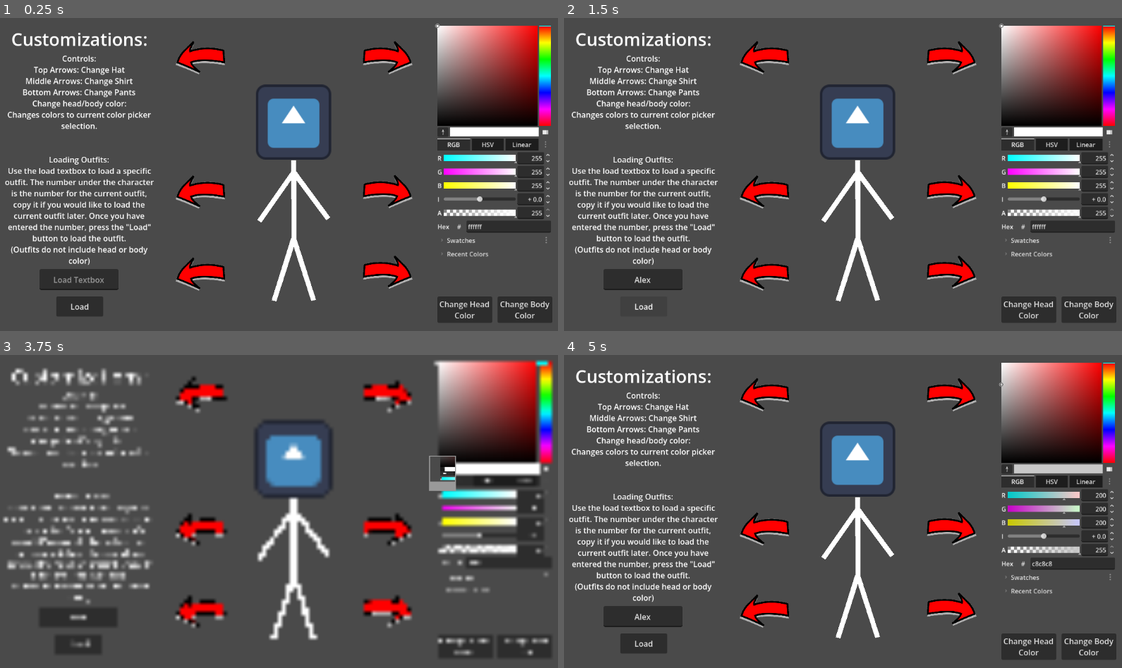
Above: before the commit, frames 1-4 (two rows, left to right).
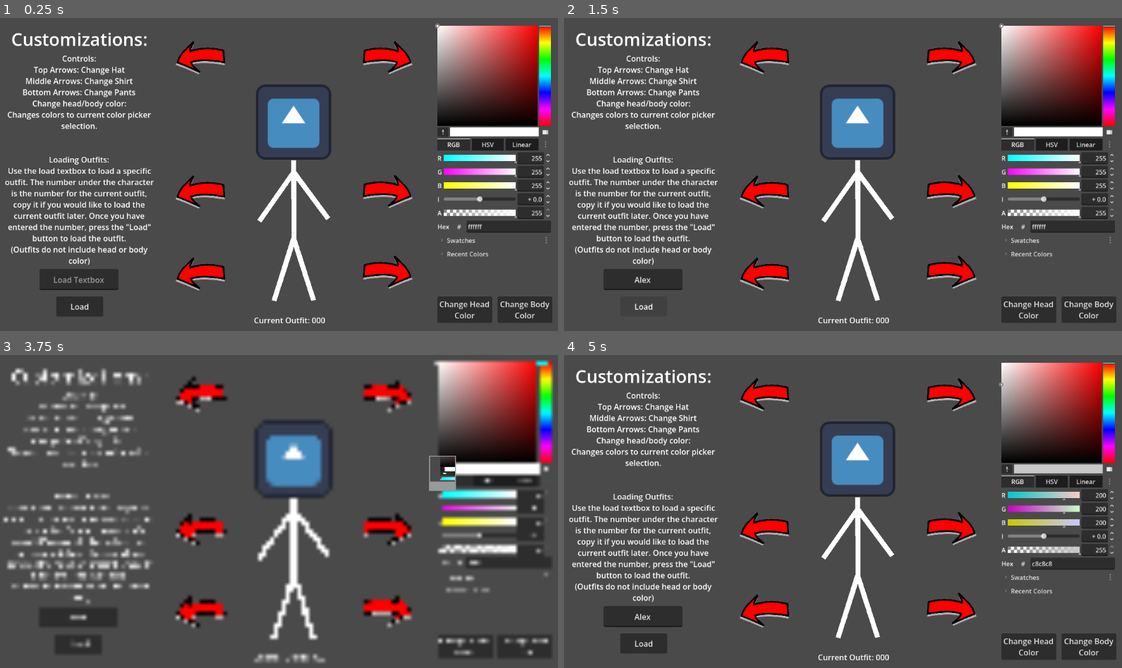
Above: after the commit, the same moments.

Repository: CISC204-S26/project3-rodrigoq
Game: Godot game, scene res://Scenes/Main.tscn
Same seed, same stepped clock (60 frames per second), same inputs: the game is played once before the commit and once after it. The engine's default icon, where the game draws it, is replaced by a stand-in: a white triangle on a blue panel in a dark square.
Inputs (mouse positions are in pixels of both pictures, inside the frame that each line leads up to):
- Up to frame 1 (0.25 s): no input
- Up to frame 2 (1.5 s): click (642, 280) at 0.52 s; type "Alex" at 0.6 s; click "Load" at 1.25 s
- Up to frame 3 (3.75 s): click "Change Head Color" at 2 s; click "Change Body Color" at 2.75 s; click (440, 470) at 3.5 s
- Up to frame 4 (5 s): click "RGB" at 4.25 s

The runs differ from the first frame. In frame 1, 0.1% of the frame differs, in the area x 45-59%, y 95-98%; in frame 2, 0.1%; in frame 3, 0.3%, in the area x 45-59%, y 95-99%; in frame 4, 0.1%.

Commit message:
Implemented outfit number
Added an outfit number on screen that changes as the user switches between customizations or uses the load function

Diff:
--- a/project-3-character-creator/Scenes/Main.tscn
+++ b/project-3-character-creator/Scenes/Main.tscn
@@ -157,14 +157,6 @@
 offset_bottom = 623.0
 scale = Vector2(0.8, 0.8)
 
-[node name="OutfitNumber" type="Label" parent="." unique_id=119716018]
-visible = false
-offset_left = 519.0
-offset_top = 610.0
-offset_right = 678.0
-offset_bottom = 633.0
-text = "Current Outfit: 000"
-
 [node name="Load" type="CanvasLayer" parent="." unique_id=1634157333]
 script = ExtResource("14_fq0cl")
 
@@ -183,6 +175,13 @@
 offset_bottom = 614.0
 text = "Load"
 
+[node name="OutfitNumber" type="Label" parent="Load" unique_id=119716018]
+offset_left = 519.0
+offset_top = 610.0
+offset_right = 678.0
+offset_bottom = 633.0
+text = "Current Outfit: 000"
+
 [node name="OutfitButtons" type="CanvasLayer" parent="." unique_id=1698434784]
 
 [node name="PantsButtonLeft" type="TextureButton" parent="OutfitButtons" unique_id=408437656]
--- a/project-3-character-creator/Scenes/load.gd
+++ b/project-3-character-creator/Scenes/load.gd
@@ -1,9 +1,16 @@
 extends CanvasLayer
 
 @onready var load_textbox = $LoadTextbox
+@onready var outfit_number = $OutfitNumber
 
-
+func _ready():
+	GameState.hat_changed.connect(update_outfit_text)
+	GameState.shirt_changed.connect(update_outfit_text)
+	GameState.pants_changed.connect(update_outfit_text)
 
 func _on_load_button_pressed() -> void:
 	var code = load_textbox.text
 	GameState.load_outfit_code(code)
+
+func update_outfit_text(_value = null):
+	outfit_number.text = "Current Outfit: " + GameState.get_outfit_code()
--- a/project-3-character-creator/Scripts/game_state.gd
+++ b/project-3-character-creator/Scripts/game_state.gd
@@ -104,3 +104,6 @@
 	pants_changed.emit(pantsIndex)
 
 	print("Loaded outfit code: ", code)
+
+func get_outfit_code() -> String:
+	return str(hatIndex) + str(shirtIndex) + str(pantsIndex)
